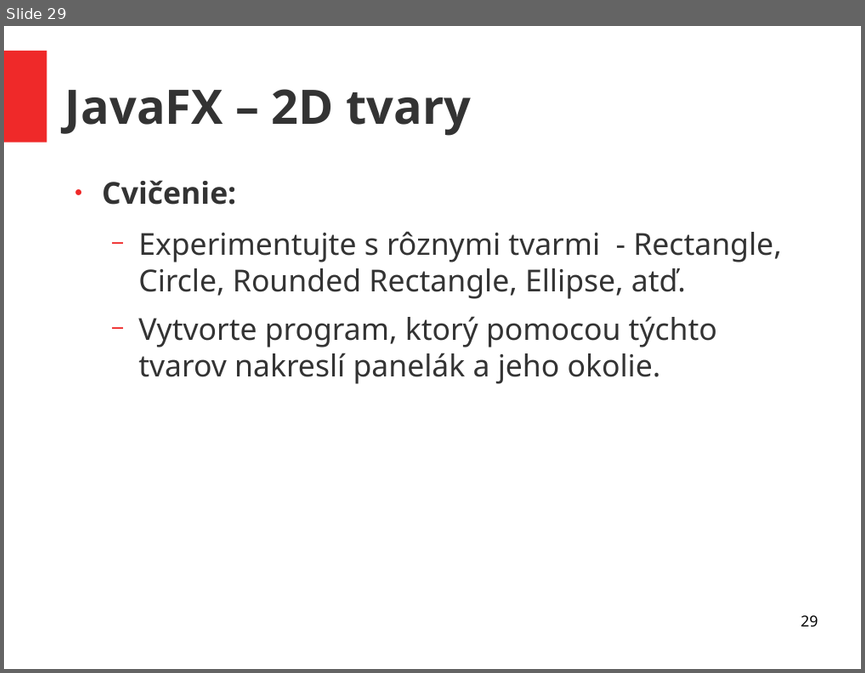
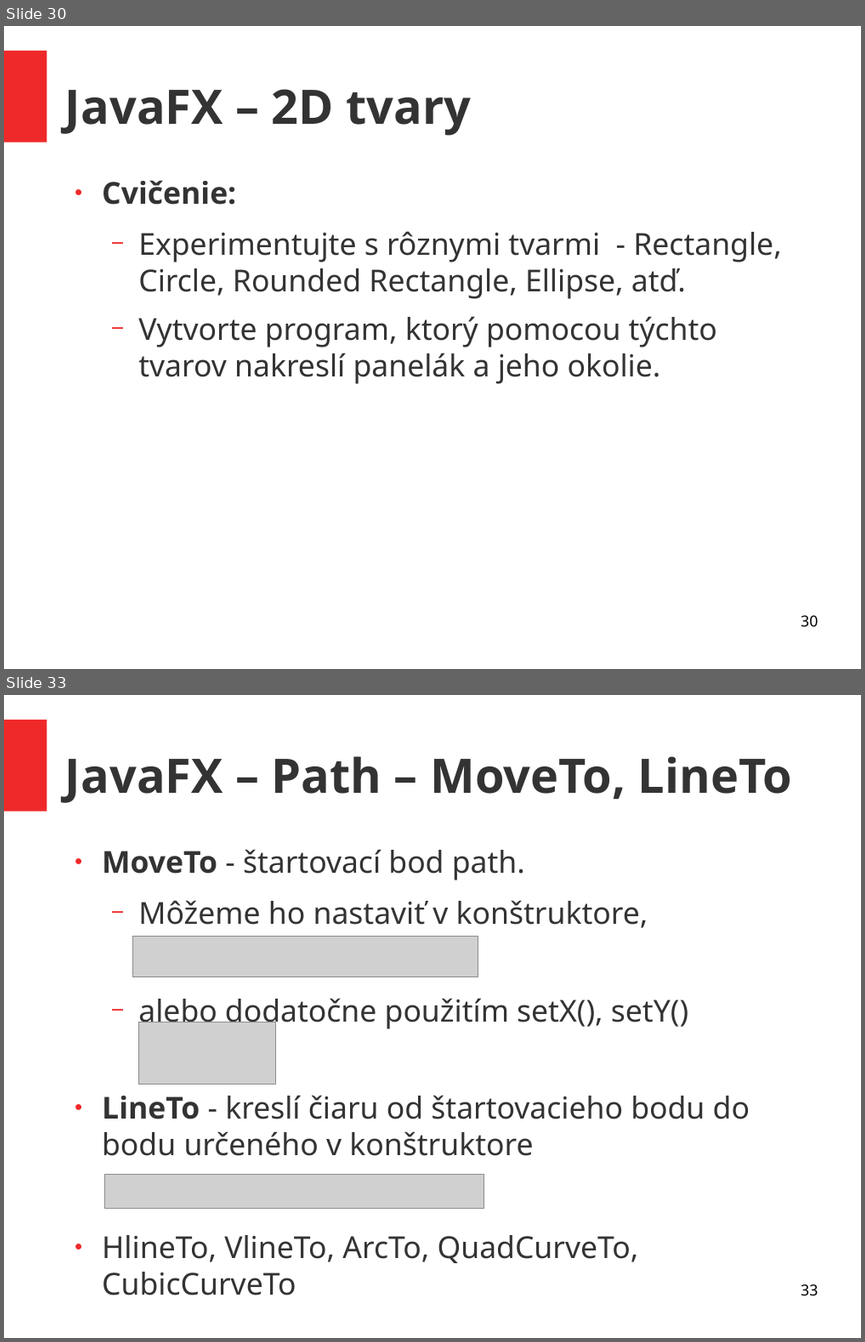
Before and after one commit to ukf-michalkohutek/prezentacia, a slide deck: seminar2.odp. Shown one above the other, each under a label of ours: slide 29 before the commit, slides 30 and 33 after it; the slides between them are not shown. The pictures are 865x673 and 865x1342 pixels, drawn with LibreOffice and Linux fonts; fonts in the diff are those of the drawing; grey boxes stand for pictures. Boxes give left, top, right and bottom in pixels: in the first picture for what was removed or moved away, otherwise in the second. Text is boxed around its words. In the diff, an @@ line names an element or a change of style, - is before the commit and + after.

```diff
--- a/seminar2.odp
+++ b/seminar2.odp
@@ slide 33 added at (x1=4, y1=695, x2=861, y2=1338), background #FFFFFF; not listed: 1 template element that a slide beside it also shows @@
@@ title added at (x1=65, y1=756, x2=792, y2=803), 44 pt, text #333333, bold @@
+JavaFX – Path – MoveTo, LineTo
@@ text added at (x1=102, y1=849, x2=749, y2=1295), 28 pt, text #333333 @@
+● MoveTo - štartovací bod path.
+  − Môžeme ho nastaviť v konštruktore,
+  − alebo dodatočne použitím setX(), setY()
+● LineTo - kreslí čiaru od štartovacieho bodu do bodu určeného v konštruktore
+● HlineTo, VlineTo, ArcTo, QuadCurveTo, CubicCurveTo
@@ picture added at (x1=133, y1=936, x2=478, y2=976) @@
@@ picture added at (x1=138, y1=1021, x2=276, y2=1083) @@
@@ picture added at (x1=105, y1=1174, x2=483, y2=1208) @@
@@ page number added at (x1=800, y1=1284, x2=817, y2=1296), 14 pt, text #000000 @@
+33
@@ what was slide 29 is now slide 30 @@
@@ page number at (x1=800, y1=615, x2=817, y2=627): text changed @@
-29
+30
```
Also in this commit, not shown: 1 slide changed, 9 other slides added, 1 other file.
